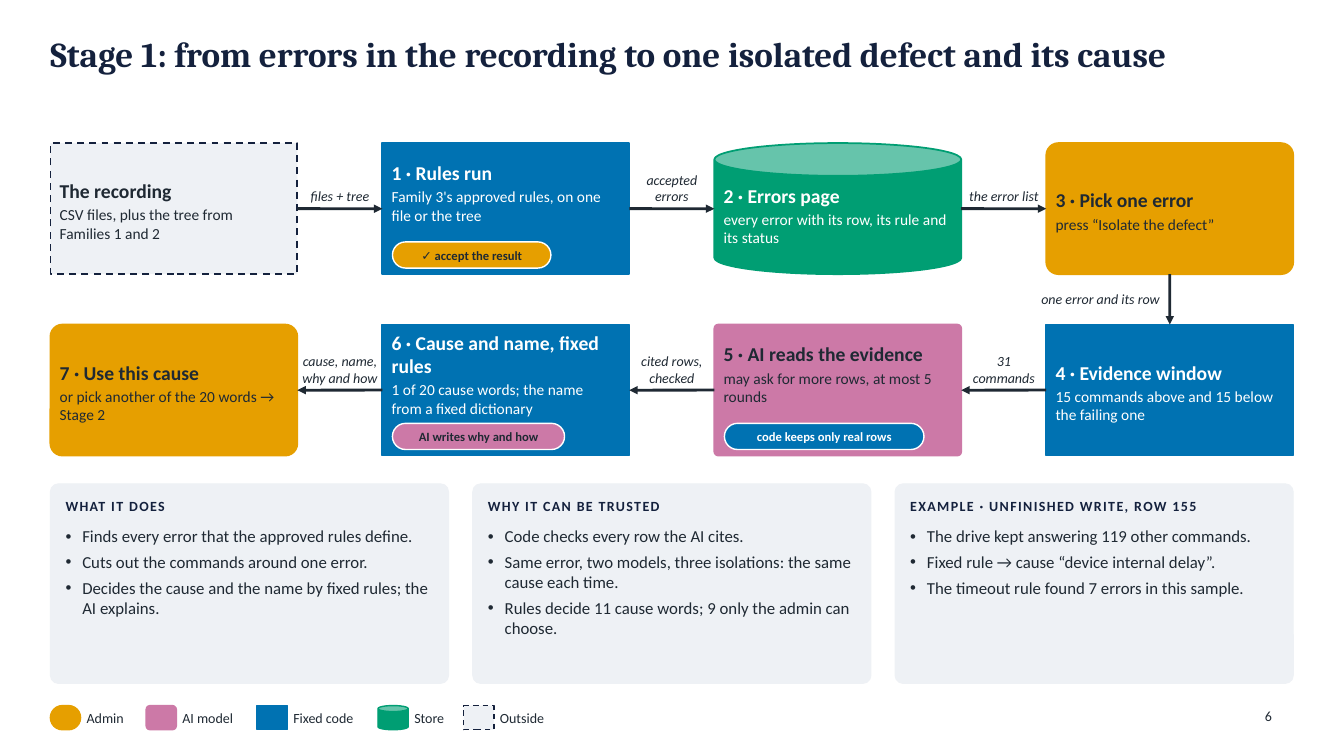
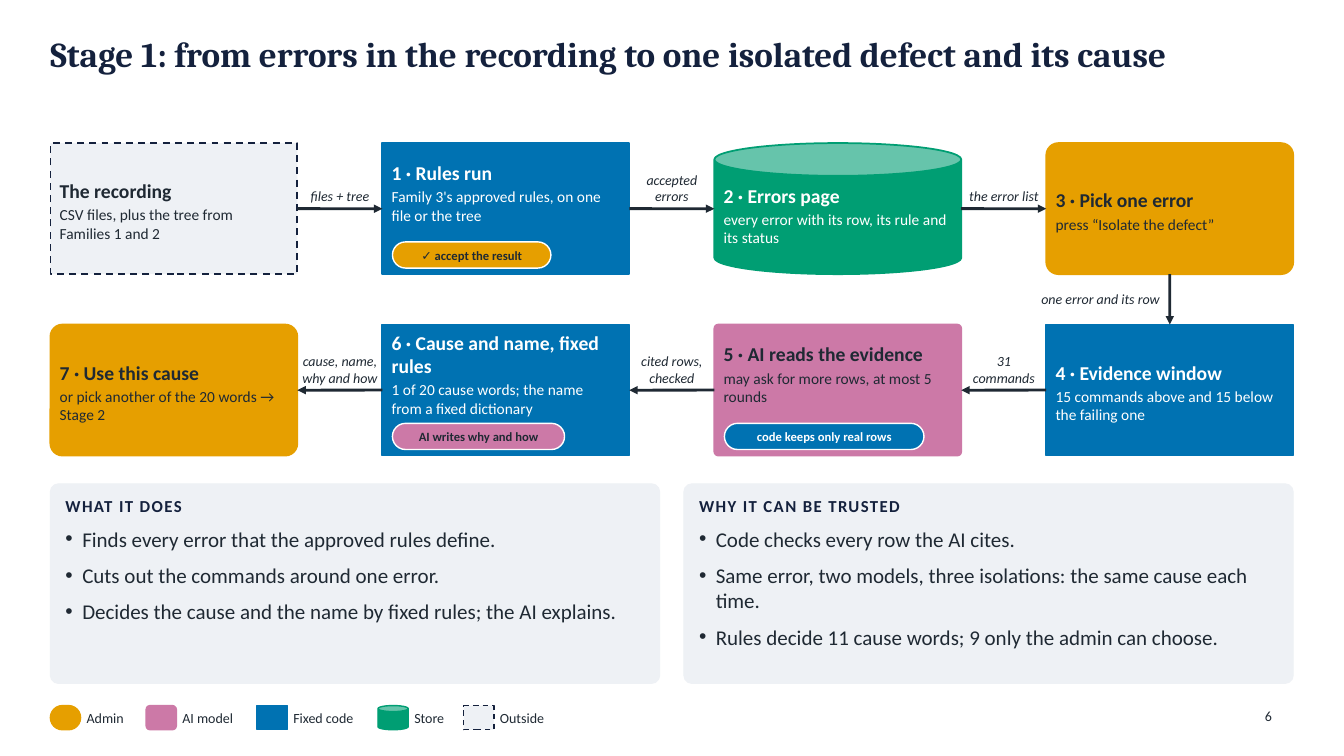
Before and after one commit to Gangasagarhl/Tempororay, a slide deck: slide 6 of Field_to_Test_Loop_architecture_families_stages_tests.pptx. Drawn at 1344x756 pixels with LibreOffice and Linux fonts; fonts in the diff are those of the drawing. Boxes give left, top, right and bottom in pixels: in the first picture for what was removed or moved away, otherwise in the second. Text is boxed around its words. In the diff, an @@ line names an element or a change of style, - is before the commit and + after.

Commit message:
Deck: remove the example cards

```diff
--- a/Field_to_Test_Loop_architecture_families_stages_tests.pptx
+++ b/Field_to_Test_Loop_architecture_families_stages_tests.pptx
@@ rounded rectangle: place and size @@
-rounded rectangle at <box>50,484,449,684</box>
+rounded rectangle at <box>50,484,659,684</box>
@@ text "WHAT IT DOES" at <box>65,501,182,512</box>: size 10 to 12 pt @@
@@ rounded rectangle: place and size @@
-rounded rectangle at <box>473,484,871,684</box>
+rounded rectangle at <box>685,484,1294,684</box>
@@ text "WHY IT CAN BE TRUSTED" at <box>699,501,899,512</box>: size 10 to 12 pt @@
@@ text "WHY IT CAN BE TRUSTED": place and size @@
-text "WHY IT CAN BE TRUSTED" at <box>488,502,660,511</box>
+text "WHY IT CAN BE TRUSTED" at <box>699,501,899,512</box>
@@ rounded rectangle removed at <box>895,484,1294,684</box> @@
@@ text removed at <box>910,502,1196,513</box> @@
-EXAMPLE · UNFINISHED WRITE, ROW 155
@@ text "Finds every error that the ..." at <box>82,532,616,623</box>: size 12 to 15 pt; more space between paragraphs @@
@@ text "Code checks every row the ..." at <box>716,532,1247,649</box>: size 12 to 15 pt; more space between paragraphs @@
@@ text "Code checks every row the ...": place and size @@
-text "Code checks every row the ..." at <box>505,530,851,634</box>
+text "Code checks every row the ..." at <box>716,532,1247,649</box>
@@ text removed at <box>927,530,1251,597</box> @@
-• The drive kept answering 119 other commands.
-• Fixed rule → cause “device internal delay”.
-• The timeout rule found 7 errors in this sample.
```
Also in this commit, not shown: 5 other slides changed, 1 other file.
